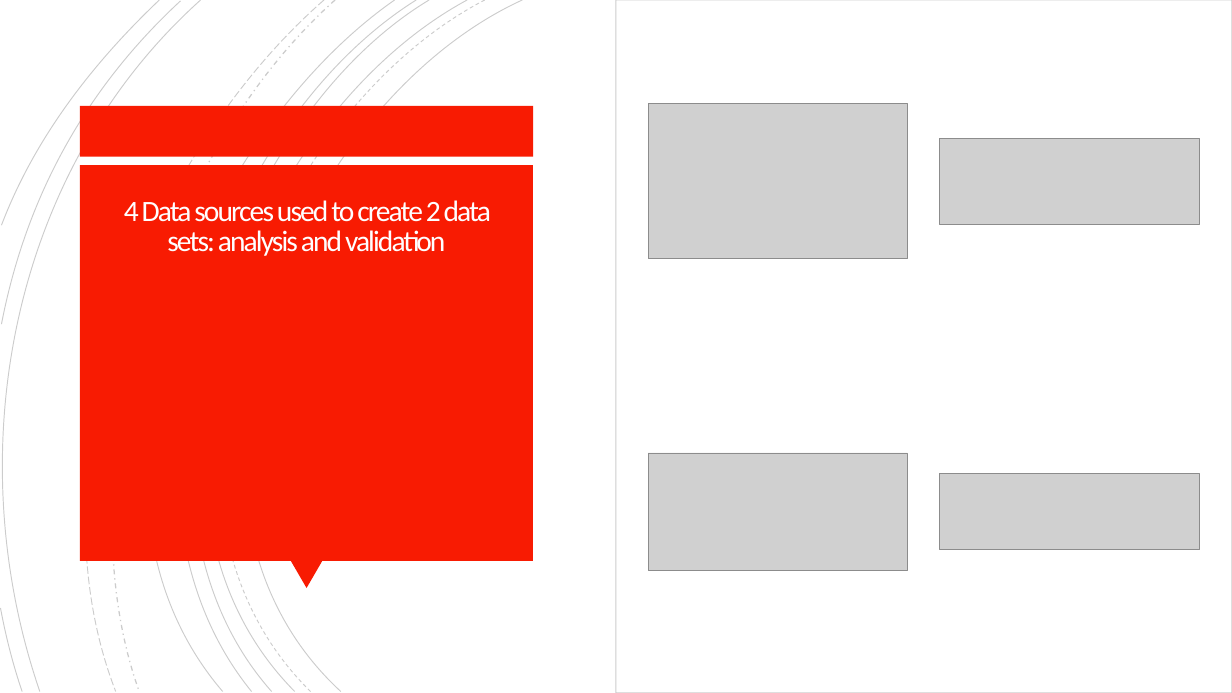
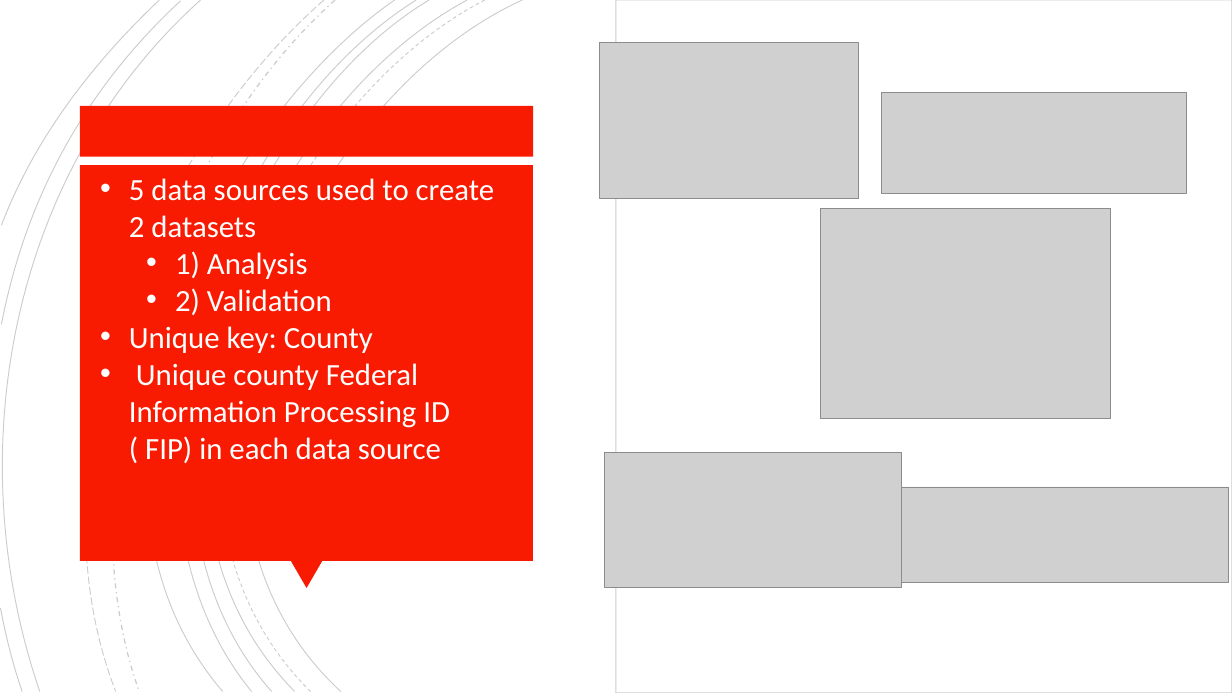
Before and after one commit to cnagbim/Data-Management-Final-Project-Agbim, a slide deck: slide 7 of writing_literature_present/final_presentation.pptx. Drawn at 1232x693 pixels with LibreOffice and Linux fonts; fonts in the diff are those of the drawing; grey boxes stand for pictures. Boxes give left, top, right and bottom in pixels: in the first picture for what was removed or moved away, otherwise in the second. Text is boxed around its words. In the diff, an @@ line names an element or a change of style, - is before the commit and + after.

```diff
--- a/writing_literature_present/final_presentation.pptx
+++ b/writing_literature_present/final_presentation.pptx
@@ picture moved from (x1=648, y1=104, x2=908, y2=259) to (x1=600, y1=43, x2=860, y2=198) @@
@@ picture resized from (x1=940, y1=139, x2=1200, y2=225) to (x1=882, y1=92, x2=1188, y2=193) @@
@@ text added at (x1=129, y1=178, x2=494, y2=463), 24 pt, text #FFFFFF @@
+• 5 data sources used to create 2 datasets
+  • 1) Analysis
+  • 2) Validation
+• Unique key: County
+• Unique county Federal Information Processing ID ( FIP) in each data source
@@ title removed at (x1=124, y1=200, x2=491, y2=256) @@
-4 Data sources used to create 2 data sets: analysis and validation
@@ picture added at (x1=821, y1=209, x2=1111, y2=419) @@
@@ picture resized from (x1=648, y1=453, x2=908, y2=570) to (x1=604, y1=452, x2=902, y2=587) @@
@@ picture resized from (x1=940, y1=474, x2=1201, y2=550) to (x1=902, y1=487, x2=1229, y2=582) @@
```
Also in this commit, not shown: 4 other slides changed, 1 slide added, 1 slide removed, 7 other files.
